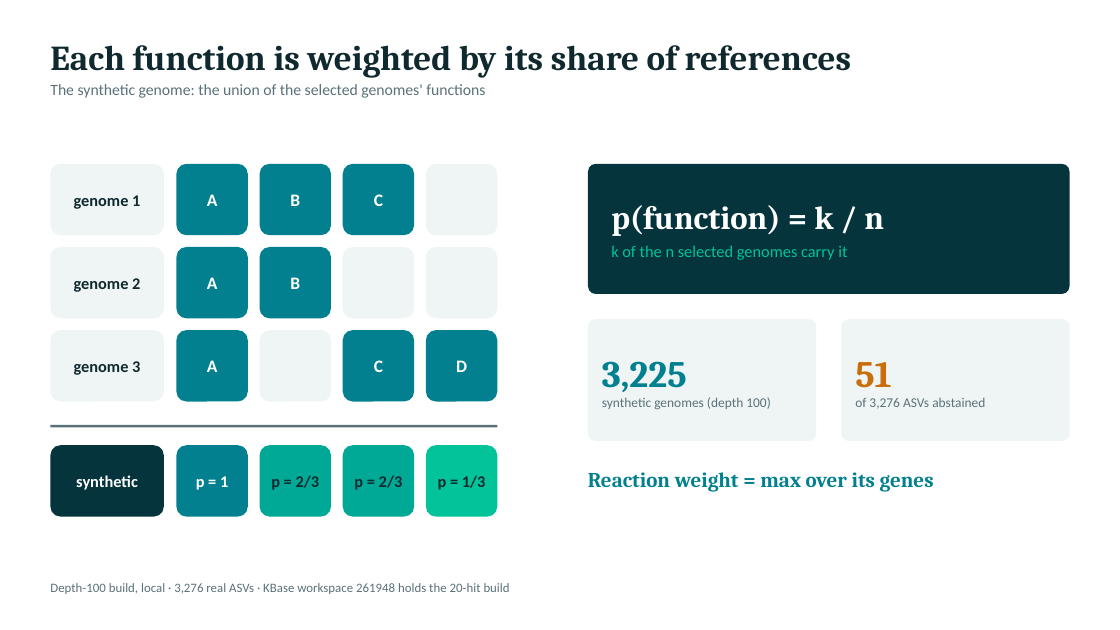
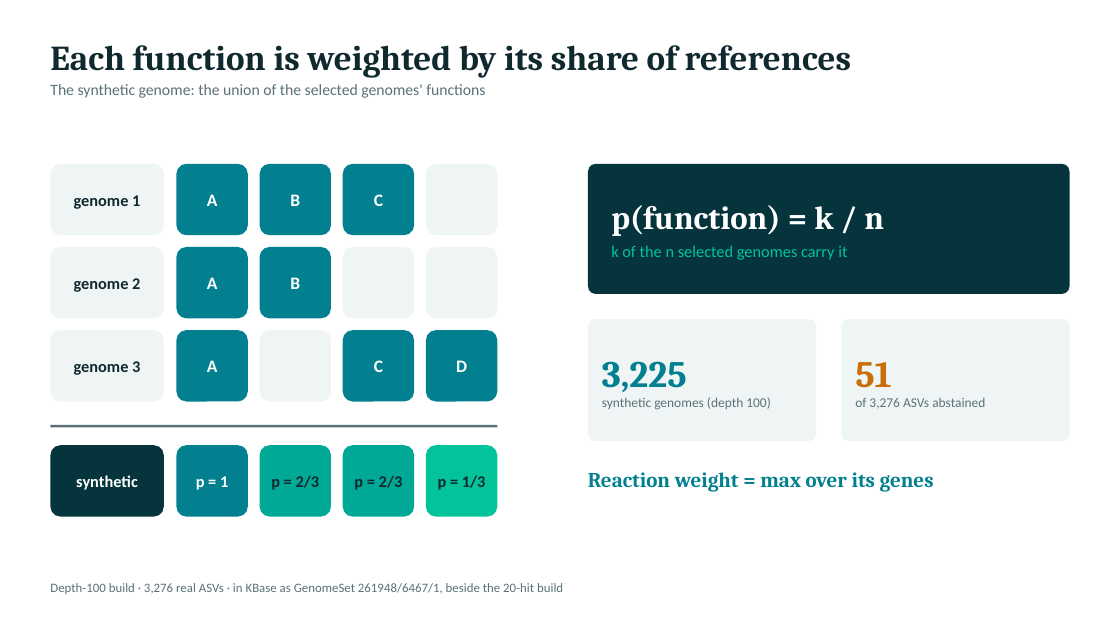
Before and after one commit to freiburgermsu/prFBA, a slide deck: slide 6 of presentations/prFBA_updates_2026-10.pptx. Drawn at 1120x630 pixels with LibreOffice and Linux fonts; fonts in the diff are those of the drawing. Boxes give left, top, right and bottom in pixels: in the first picture for what was removed or moved away, otherwise in the second. Text is boxed around its words. In the diff, an @@ line names an element or a change of style, - is before the commit and + after.

```diff
--- a/presentations/prFBA_updates_2026-10.pptx
+++ b/presentations/prFBA_updates_2026-10.pptx
@@ text at (50,583,563,594): text changed @@
-Depth-100 build, local · 3,276 real ASVs · KBase workspace 261948 holds the 20-hit build
+Depth-100 build · 3,276 real ASVs · in KBase as GenomeSet 261948/6467/1, beside the 20-hit build
```
Also in this commit, not shown: 11 other slides changed, 7 slides added, 7 other files.
